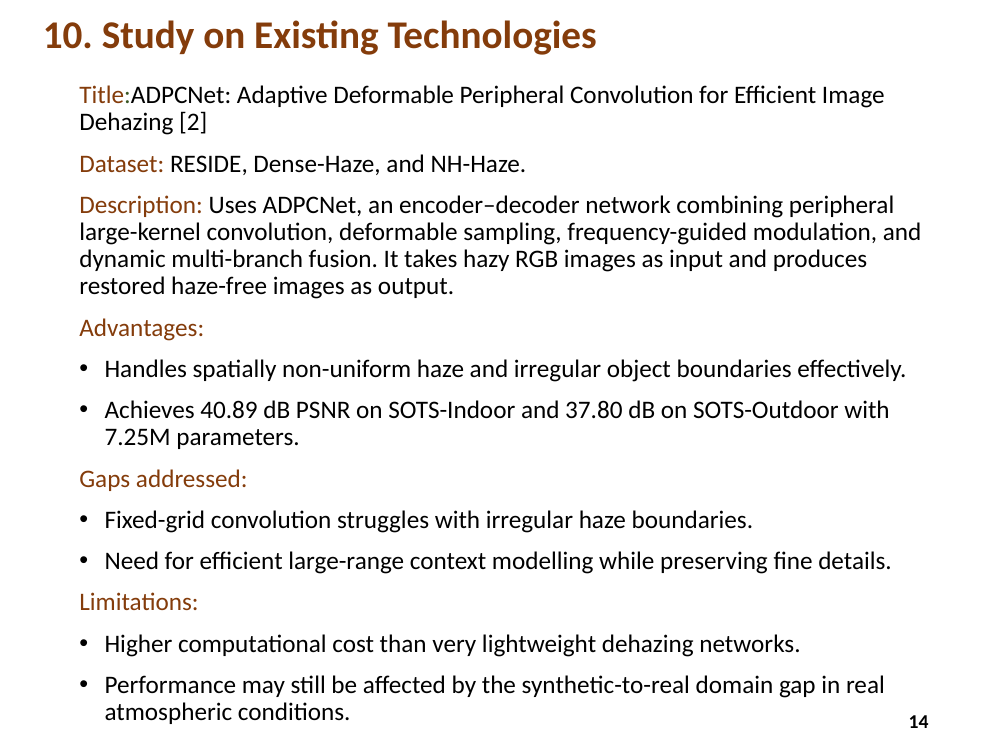
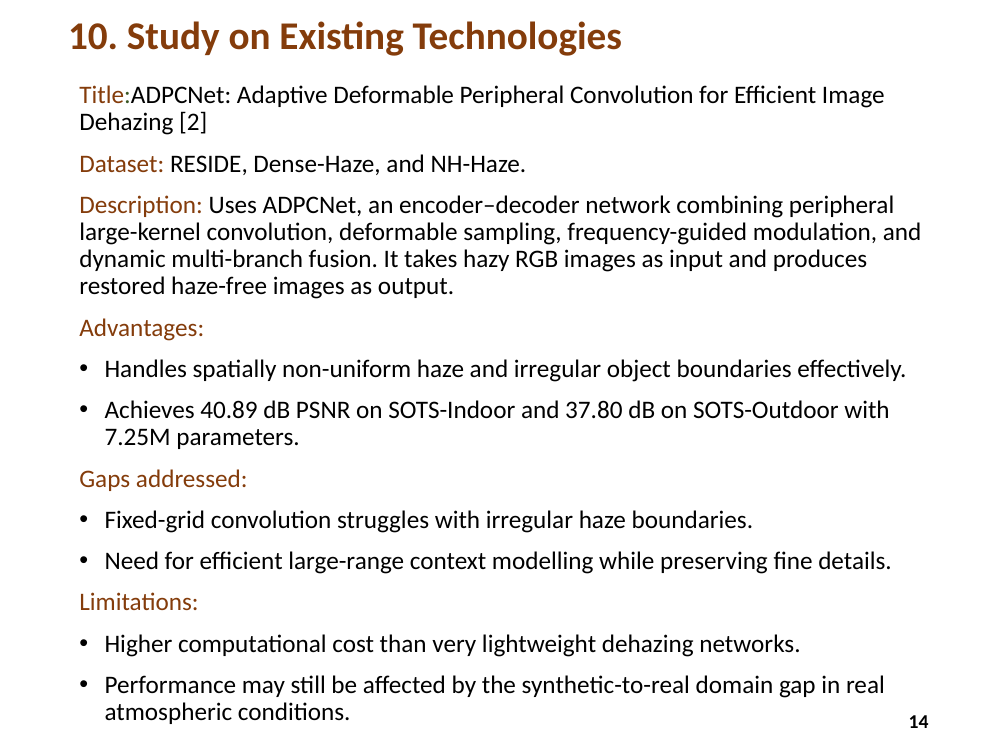
Before and after one commit to pbhargavreddy/mini_project, a slide deck: slide 14 of documentation/PPT'S/image_dehazing_v2.pptx. Drawn at 1008x756 pixels with LibreOffice and Linux fonts; fonts in the diff are those of the drawing. Boxes give left, top, right and bottom in pixels: in the first picture for what was removed or moved away, otherwise in the second. Text is boxed around its words. In the diff, an @@ line names an element or a change of style, - is before the commit and + after.

```diff
--- a/documentation/PPT'S/image_dehazing_v2.pptx
+++ b/documentation/PPT'S/image_dehazing_v2.pptx
@@ title "10. Study on Existing Technologies": place and size @@
-title "10. Study on Existing Technologies" at [43, 20, 597, 55]
+title "10. Study on Existing Technologies" at [68, 21, 622, 56]
```
Also in this commit, not shown: 5 other slides changed, 8 other files.
